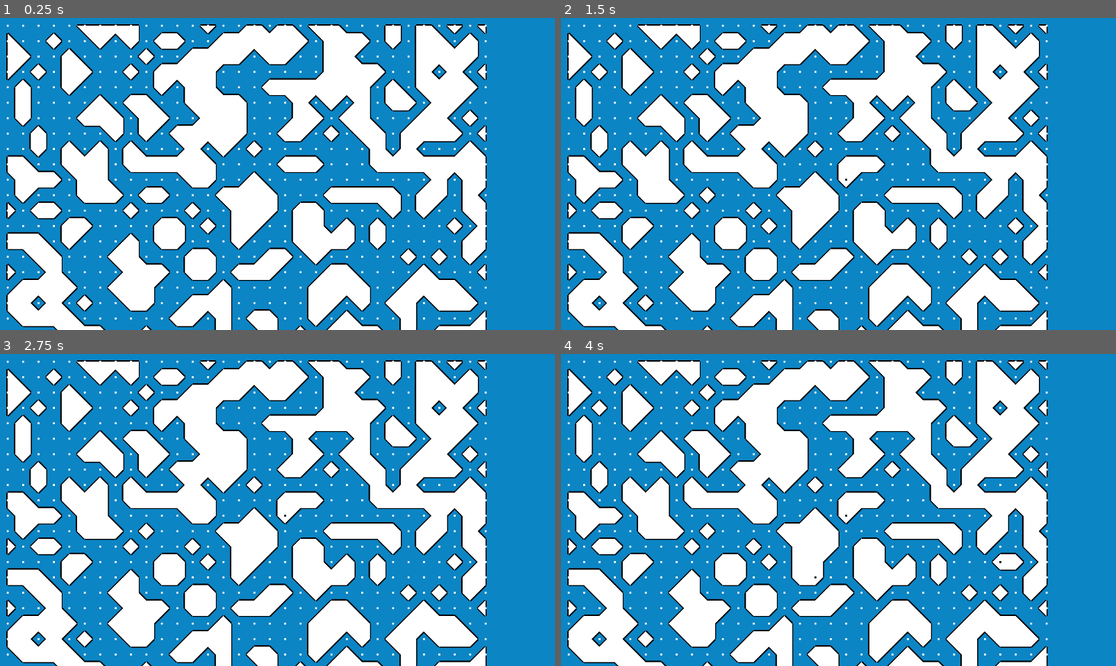
Above: before the commit, frames 1-4 (two rows, left to right).
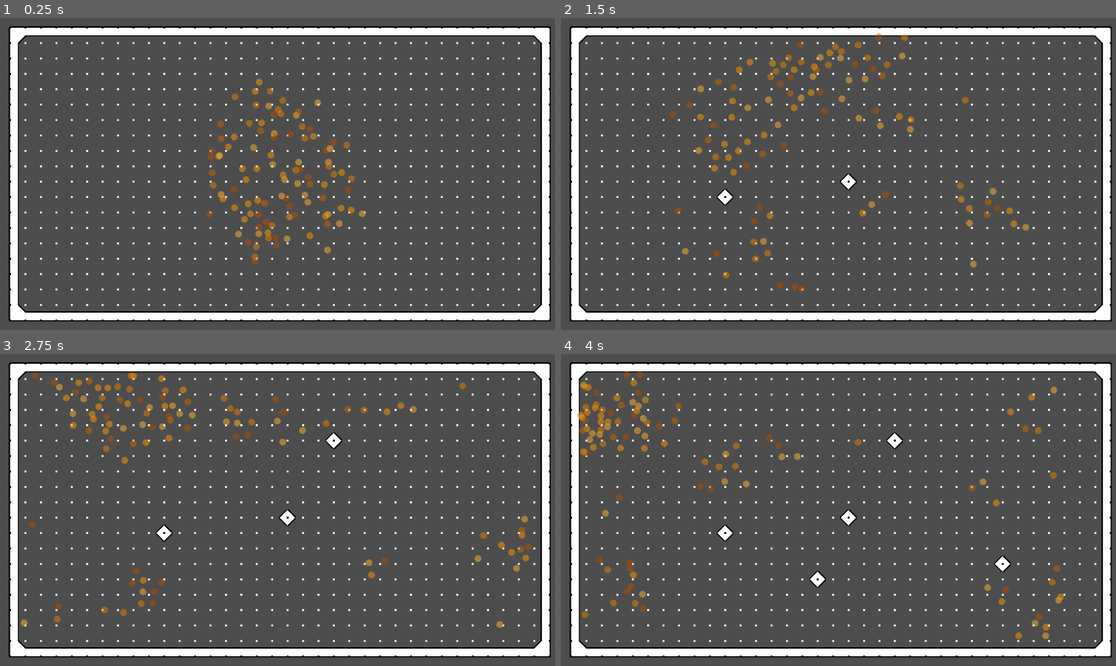
Above: after the commit, the same moments.

Repository: joesobo/EcoSystem
Game: Godot game, scene res://scenes/marching_squares.tscn
The game is run twice, just before and just after one commit, with the same random seed, the same clock (stepped at 60 frames per second) and the same inputs.
Inputs (mouse positions are in pixels of both pictures, inside the frame that each line leads up to):
- Up to frame 1 (0.25 s): no input
- Up to frame 2 (1.5 s): move the mouse to (849, 177) at 0.52 s; click (849, 177) at 0.67 s; move the mouse to (727, 189) at 1.27 s; click (727, 189) at 1.42 s
- Up to frame 3 (2.75 s): move the mouse to (333, 441) at 2.02 s; click (333, 441) at 2.17 s
- Up to frame 4 (4 s): move the mouse to (810, 572) at 2.77 s; click (810, 572) at 2.92 s; move the mouse to (1005, 556) at 3.52 s; click (1005, 556) at 3.67 s

The runs differ from the first frame. In frame 1, 97% of the frame differs, in the area x 0-100%, y 0-100%; in frame 2, 97%; in frame 3, 97%; in frame 4, 97%.

Commit message:
start to structure tank

Diff:
--- a/project.godot
+++ b/project.godot
@@ -12,7 +12,7 @@
 
 config/name="EcoSystem"
 run/main_scene="res://scenes/marching_squares.tscn"
-config/features=PackedStringArray("4.1", "Forward Plus")
+config/features=PackedStringArray("4.2", "Forward Plus")
 config/icon="res://icon.svg"
 
 [display]
@@ -30,7 +30,3 @@
 2d_physics/layer_3="OrangeFish"
 2d_physics/layer_4="Predator"
 2d_physics/layer_5="Food"
-
-[rendering]
-
-environment/defaults/default_clear_color=Color(0.0470588, 0.521569, 0.772549, 1)
--- /dev/null
+++ b/scenes/Fish.gd
@@ -0,0 +1,25 @@
+extends RigidBody2D
+
+var siteArea: Area2D
+var siteCollisionShape: CollisionShape2D
+
+@export var visualRange = 50
+@export var type = 'blue'
+
+func _ready():
+	siteArea = get_child(2)
+	siteCollisionShape = siteArea.get_child(0)
+	siteCollisionShape.shape.radius = visualRange
+
+	siteArea.connect("body_entered", _on_Area2D_site_body_entered)
+	#siteArea.connect("body_exited", _on_Area2D_site_body_exited)
+
+func _on_Area2D_site_body_entered(body):
+	print(body)
+	#
+
+#func _on_Area2D_site_body_exited(body):
+	#body.queue_free()
+
+func _process(delta):
+	pass
--- /dev/null
+++ b/scenes/collisionTest.tscn
@@ -0,0 +1,36 @@
+[gd_scene load_steps=5 format=3 uid="uid://bcvobu8heqjy1"]
+
+[sub_resource type="PhysicsMaterial" id="PhysicsMaterial_jc5l2"]
+bounce = 0.5
+
+[sub_resource type="CanvasTexture" id="CanvasTexture_daw30"]
+
+[sub_resource type="RectangleShape2D" id="RectangleShape2D_22m6e"]
+
+[sub_resource type="CanvasTexture" id="CanvasTexture_ehwmj"]
+
+[node name="Node2D" type="Node2D"]
+
+[node name="Floor" type="StaticBody2D" parent="."]
+position = Vector2(591, 628)
+scale = Vector2(57.88, 1)
+physics_material_override = SubResource("PhysicsMaterial_jc5l2")
+
+[node name="Sprite2D" type="Sprite2D" parent="Floor"]
+scale = Vector2(20, 20)
+texture = SubResource("CanvasTexture_daw30")
+
+[node name="CollisionPolygon2D" type="CollisionPolygon2D" parent="Floor"]
+position = Vector2(2.08165e-12, 2.08165e-12)
+polygon = PackedVector2Array(-9.05322, -437, -9.05322, -381, 8.81134, -359, 8.72495, -437)
+
+[node name="Ball" type="RigidBody2D" parent="."]
+position = Vector2(618, 15)
+scale = Vector2(0.2, 0.2)
+
+[node name="CollisionShape2D" type="CollisionShape2D" parent="Ball"]
+shape = SubResource("RectangleShape2D_22m6e")
+
+[node name="Sprite2D" type="Sprite2D" parent="Ball"]
+scale = Vector2(20, 20)
+texture = SubResource("CanvasTexture_ehwmj")
--- a/scenes/marching_squares.tscn
+++ b/scenes/marching_squares.tscn
@@ -1,27 +1,42 @@
-[gd_scene load_steps=5 format=3 uid="uid://bwfe30h2s655f"]
+[gd_scene load_steps=8 format=3 uid="uid://bwfe30h2s655f"]
 
 [ext_resource type="Script" path="res://scripts/marchingSquares/VoxelGrid.gd" id="1_7sy1n"]
 [ext_resource type="PackedScene" uid="uid://bltijxvovh1q" path="res://scenes/voxel.tscn" id="2_4y4kx"]
+[ext_resource type="Script" path="res://scripts/FishManager.gd" id="3_qhq6a"]
+[ext_resource type="PackedScene" uid="uid://yc35bijsp2iy" path="res://scenes/orangeFish.tscn" id="4_q7dbu"]
+[ext_resource type="PackedScene" uid="uid://dvut7wtxxf61w" path="res://scenes/predator.tscn" id="5_y87ho"]
 
 [sub_resource type="RectangleShape2D" id="RectangleShape2D_6mmkp"]
 
 [sub_resource type="CanvasTexture" id="CanvasTexture_1l0eq"]
 
-[node name="MarchingSquares" type="Node2D" node_paths=PackedStringArray("static_body")]
-position = Vector2(16, 16)
+[node name="Node2D" type="Node2D"]
+
+[node name="MarchingSquares" type="Node2D" parent="." node_paths=PackedStringArray("static_body")]
+position = Vector2(21, 20)
 script = ExtResource("1_7sy1n")
 voxel_size = 32
-voxel_resolution = 32
+voxel_resolution_x = 36
+voxel_resolution_y = 20
 voxel_scene = ExtResource("2_4y4kx")
 static_body = NodePath("StaticBody2D")
 
-[node name="StaticBody2D" type="StaticBody2D" parent="."]
+[node name="StaticBody2D" type="StaticBody2D" parent="MarchingSquares"]
 position = Vector2(580, 314)
 scale = Vector2(59.76, -33.406)
+collision_layer = 2
+collision_mask = 2
 input_pickable = true
 
-[node name="CollisionShape2D" type="CollisionShape2D" parent="StaticBody2D"]
+[node name="CollisionShape2D" type="CollisionShape2D" parent="MarchingSquares/StaticBody2D"]
 shape = SubResource("RectangleShape2D_6mmkp")
+debug_color = Color(0, 0.6, 0.701961, 0.419608)
 
-[node name="MeshInstance2D" type="MeshInstance2D" parent="."]
+[node name="MeshInstance2D" type="MeshInstance2D" parent="MarchingSquares"]
 texture = SubResource("CanvasTexture_1l0eq")
+
+[node name="FishManager" type="Node2D" parent="."]
+script = ExtResource("3_qhq6a")
+fishScenes = Array[PackedScene]([ExtResource("4_q7dbu")])
+predatorCount = 0
+predator = ExtResource("5_y87ho")
--- a/scenes/multiFish.tscn
+++ b/scenes/multiFish.tscn
@@ -2,110 +2,43 @@
 
 [ext_resource type="Script" path="res://scripts/FishManager.gd" id="1_qq4p2"]
 [ext_resource type="PackedScene" uid="uid://dahto7bhai8pl" path="res://scenes/fish.tscn" id="2_cssk5"]
-[ext_resource type="Script" path="res://scripts/AddFood.gd" id="2_jw7n8"]
 [ext_resource type="PackedScene" uid="uid://yc35bijsp2iy" path="res://scenes/orangeFish.tscn" id="3_fynnq"]
-[ext_resource type="PackedScene" uid="uid://dxh4ocpc4grjs" path="res://scenes/food.tscn" id="3_k8evo"]
 [ext_resource type="PackedScene" uid="uid://dvut7wtxxf61w" path="res://scenes/predator.tscn" id="4_vv6sf"]
+[ext_resource type="Script" path="res://scripts/marchingSquares/VoxelGrid.gd" id="7_porc5"]
+[ext_resource type="PackedScene" uid="uid://bltijxvovh1q" path="res://scenes/voxel.tscn" id="8_mcdb4"]
 
-[sub_resource type="RectangleShape2D" id="RectangleShape2D_g4uut"]
-size = Vector2(0.979999, 1)
+[sub_resource type="RectangleShape2D" id="RectangleShape2D_1f7qe"]
 
-[sub_resource type="CanvasTexture" id="CanvasTexture_4f14f"]
+[sub_resource type="CanvasTexture" id="CanvasTexture_05vke"]
 
 [node name="FishManager" type="Node2D"]
 script = ExtResource("1_qq4p2")
-fishCount = 300
+fishCount = 1
 fishScenes = Array[PackedScene]([ExtResource("2_cssk5"), ExtResource("3_fynnq")])
+predatorCount = 0
 predator = ExtResource("4_vv6sf")
 
-[node name="Obstacle" type="RigidBody2D" parent="."]
-position = Vector2(547, 327)
-scale = Vector2(50, 450)
-collision_mask = 31
-gravity_scale = 0.0
-lock_rotation = true
-freeze = true
+[node name="MarchingSquares" type="Node2D" parent="." node_paths=PackedStringArray("static_body")]
+z_index = 1
+position = Vector2(16, 16)
+script = ExtResource("7_porc5")
+voxel_size = 60
+voxel_resolution = 40
+voxel_scene = ExtResource("8_mcdb4")
+static_body = NodePath("StaticBody2D")
 
-[node name="CollisionShape2D" type="CollisionShape2D" parent="Obstacle"]
-shape = SubResource("RectangleShape2D_g4uut")
+[node name="StaticBody2D" type="StaticBody2D" parent="MarchingSquares"]
+position = Vector2(580, 314)
+scale = Vector2(59.76, -33.406)
+input_pickable = true
 
-[node name="Sprite2D" type="Sprite2D" parent="Obstacle"]
-texture = SubResource("CanvasTexture_4f14f")
+[node name="CollisionShape2D" type="CollisionShape2D" parent="MarchingSquares/StaticBody2D"]
+shape = SubResource("RectangleShape2D_1f7qe")
 
-[node name="Obstacle6" type="RigidBody2D" parent="."]
-position = Vector2(246, 641)
-scale = Vector2(50, 500)
-collision_mask = 31
-gravity_scale = 0.0
-lock_rotation = true
-freeze = true
+[node name="MeshInstance2D" type="MeshInstance2D" parent="MarchingSquares"]
+texture = SubResource("CanvasTexture_05vke")
 
-[node name="CollisionShape2D" type="CollisionShape2D" parent="Obstacle6"]
-shape = SubResource("RectangleShape2D_g4uut")
+[node name="ObstacleOutline" type="Area2D" parent="MarchingSquares/MeshInstance2D"]
 
-[node name="Sprite2D" type="Sprite2D" parent="Obstacle6"]
-texture = SubResource("CanvasTexture_4f14f")
-
-[node name="Obstacle2" type="RigidBody2D" parent="."]
-position = Vector2(58, 156)
-rotation = -2.53221
-scale = Vector2(50, 450)
-collision_mask = 31
-gravity_scale = 0.0
-lock_rotation = true
-freeze = true
-
-[node name="CollisionShape2D" type="CollisionShape2D" parent="Obstacle2"]
-shape = SubResource("RectangleShape2D_g4uut")
-
-[node name="Sprite2D" type="Sprite2D" parent="Obstacle2"]
-texture = SubResource("CanvasTexture_4f14f")
-
-[node name="Obstacle3" type="RigidBody2D" parent="."]
-position = Vector2(1142, 52)
-rotation = -2.93142
-scale = Vector2(50, 450)
-collision_mask = 31
-gravity_scale = 0.0
-lock_rotation = true
-freeze = true
-
-[node name="CollisionShape2D" type="CollisionShape2D" parent="Obstacle3"]
-shape = SubResource("RectangleShape2D_g4uut")
-
-[node name="Sprite2D" type="Sprite2D" parent="Obstacle3"]
-texture = SubResource("CanvasTexture_4f14f")
-
-[node name="Obstacle4" type="RigidBody2D" parent="."]
-position = Vector2(1066, -26)
-rotation = -2.00159
-scale = Vector2(50, 450)
-collision_mask = 31
-gravity_scale = 0.0
-lock_rotation = true
-freeze = true
-
-[node name="CollisionShape2D" type="CollisionShape2D" parent="Obstacle4"]
-shape = SubResource("RectangleShape2D_g4uut")
-
-[node name="Sprite2D" type="Sprite2D" parent="Obstacle4"]
-texture = SubResource("CanvasTexture_4f14f")
-
-[node name="Obstacle5" type="RigidBody2D" parent="."]
-position = Vector2(1114, 28.9999)
-rotation = -0.96283
-scale = Vector2(50, 450)
-collision_mask = 31
-gravity_scale = 0.0
-lock_rotation = true
-freeze = true
-
-[node name="CollisionShape2D" type="CollisionShape2D" parent="Obstacle5"]
-shape = SubResource("RectangleShape2D_g4uut")
-
-[node name="Sprite2D" type="Sprite2D" parent="Obstacle5"]
-texture = SubResource("CanvasTexture_4f14f")
-
-[node name="AddFood" type="Node" parent="."]
-script = ExtResource("2_jw7n8")
-foodInstance = ExtResource("3_k8evo")
+[node name="CollisionPolygon2D" type="CollisionPolygon2D" parent="MarchingSquares/MeshInstance2D/ObstacleOutline"]
+build_mode = 1
--- a/scripts/Boid.gd
+++ b/scripts/Boid.gd
@@ -79,8 +79,8 @@
 	# var sightColor = Color(0.0, 1.0, 0.0, 0.25)
 	# draw_circle(Vector2.ZERO, siteCollisionShape.shape.radius, sightColor)
 
-	# var avoidColor = Color(1.0, 0.0, 0.0, 0.25)
-	# draw_circle(Vector2.ZERO, avoidCollisionShape.shape.radius, avoidColor)
+	#var avoidColor = Color(1.0, 0.0, 0.0, 0.25)
+	#draw_circle(Vector2.ZERO, avoidCollisionShape.shape.radius, avoidColor)
 
 	# var bodyColor = Color(0.0, 0.0, 1.0, 0.25)
 	# draw_circle(Vector2.ZERO, bodyCollisionShape.shape.radius, bodyColor)
@@ -94,10 +94,10 @@
 	# draw_line(Vector2.ZERO, cohesion().normalized() * 20, Color.RED, 1)
 
 	# Draw flockmate connections
-	var lineColor = Color.BLACK
-	lineColor.a = 0.5
-	for flockMate in flock:
-		draw_line(Vector2.ZERO, flockMate.global_position - global_position, debug_point_color, 1)
+	#var lineColor = Color.BLACK
+	#lineColor.a = 0.5
+	#for flockMate in flock:
+		#draw_line(Vector2.ZERO, flockMate.global_position - global_position, debug_point_color, 1)
 
 func drawCone():
 	var points: Array = []
@@ -143,12 +143,26 @@
 		predators.erase(body)
 
 func _on_Area2D_avoid_body_entered(body):
-	if body not in obstacles && "Obstacle" in body.name:
+	if body not in obstacles && body.get_child(0) is CollisionPolygon2D:
 		obstacles.append(body)
 
 func _on_Area2D_avoid_body_exited(body):
 	if body in obstacles:
 		obstacles.erase(body)
+
+func calculate_collision_point(area2d, collisionPolygon2d):
+	var closest_point = Vector2.ZERO
+	var min_distance = INF
+
+	for point in collisionPolygon2d.polygon:
+		var global_point = collisionPolygon2d.to_global(point)
+		var distance = global_point.distance_to(global_position)
+
+		if distance < min_distance:
+			min_distance = distance
+			closest_point = global_point
+
+	return closest_point
 
 func inVisionCone(pos):
 	var direction_angle = atan2(velocity.y, velocity.x)
@@ -257,16 +271,100 @@
 
 func obstacleForce():
 	var avoidVelocity = Vector2()
-	var area2D_position = avoidArea.global_position
 
 	for area in obstacles:
-		var distance = area.global_position.distance_to(area2D_position)
-		var direction = (area.global_position - area2D_position).normalized()
-		var force = ((avoidRadius - distance) / avoidRadius) * maxSpeed
-
-		avoidVelocity += direction * force
+		var collision_polygon_2d = area.get_child(0)
+
+		var result = find_intersection(collision_polygon_2d.polygon)
+		var intersection_point = result[0]
+		var normal = result[1]
+
+		if !intersection_point || !normal:
+			continue
+
+		avoidVelocity += normal * maxSpeed
 
 	return avoidVelocity
+
+func find_intersection(wall_points):
+	for i in range(wall_points.size() - 1):
+		var P1 = wall_points[i]
+		var P2 = wall_points[i + 1]
+
+		var intersection_point = get_intersection(P1, P2)
+		if intersection_point != null:
+			var unit_normal = calculate_normal(P1, P2, intersection_point, true)
+			return [intersection_point, unit_normal]
+
+	return [null, null]
+
+func get_intersection(P1, P2):
+	var dx = P2.x - P1.x
+	var dy = P2.y - P1.y
+	var m_b = calculate_slope_intercept(P1, P2, dx, dy)
+	var m = m_b[0]
+	var b = m_b[1]
+
+	var intersections = solve_quadratic_for_circle_and_line(m, b, dx, dy, P1)
+
+	for point in intersections:
+		if is_point_on_line_segment(P1, P2, point):
+			return point
+
+	return null
+
+func calculate_slope_intercept(P1, P2, dx, dy):
+	if dx == 0:
+		return [null, null]  # Vertical line case
+	else:
+		var m = dy / dx
+		var b = P1.y - m * P1.x
+		return [m, b]
+
+func solve_quadratic_for_circle_and_line(m, b, dx, dy, P1):
+	var intersections = []
+	if m != null:
+		# Standard case
+		var A = 1 + m * m
+		var B = 2 * m * b - 2 * global_position.x - 2 * m * global_position.y
+		var C = global_position.x * global_position.x + b * b - 2 * b * global_position.y + global_position.y * global_position.y - avoidRadius * avoidRadius
+		var discriminant = B * B - 4 * A * C
+		if discriminant >= 0:
+			var root_discriminant = sqrt(discriminant)
+			var x1 = (-B + root_discriminant) / (2 * A)
+			intersections.append(Vector2(x1, m * x1 + b))
+			if discriminant > 0:
+				var x2 = (-B - root_discriminant) / (2 * A)
+				intersections.append(Vector2(x2, m * x2 + b))
+	else:
+		# Vertical line case
+		var x = P1.x
+		var y_range = sqrt(avoidRadius * avoidRadius - (x - global_position.x) * (x - global_position.x))
+		intersections.append(Vector2(x, y_range + global_position.y))
+		intersections.append(Vector2(x, -y_range + global_position.y))
+
+	return intersections
+
+func is_point_on_line_segment(P1, P2, point):
+	var minX = min(P1.x, P2.x)
+	var maxX = max(P1.x, P2.x)
+	var minY = min(P1.y, P2.y)
+	var maxY = max(P1.y, P2.y)
+	return minX <= point.x and point.x <= maxX and minY <= point.y and point.y <= maxY
+
+func calculate_normal(P1, P2, intersection_point, clockwise):
+	var dx = P2.x - P1.x
+	var dy = P2.y - P1.y
+	var normal = Vector2.ZERO
+	if clockwise:
+		normal = Vector2(dy, -dx)
+	else:
+		normal = Vector2(-dy, dx)
+
+	# Normalize the normal vector
+	var normal_length = normal.length()
+	var unit_normal = normal / normal_length
+	return unit_normal
 
 func predatorForce():
 	var predatorVelocity = Vector2()
--- a/scripts/FishManager.gd
+++ b/scripts/FishManager.gd
@@ -13,9 +13,9 @@
 	for i in range(fishCount):
 		spawn_fish()
 
-	for i in range(predatorCount):
-		var predatorInstance = predator.instantiate()
-		add_child(predatorInstance)
+	#for i in range(predatorCount):
+		#var predatorInstance = predator.instantiate()
+		#add_child(predatorInstance)
 
 func spawn_fish():
 	if fishScenes.size() == 0:
@@ -26,5 +26,11 @@
 	var selectedScene = fishScenes[randomIndex]
 
 	var newFish = selectedScene.instantiate()
-	newFish.global_position = Vector2(randf() * viewport_rect.size.x, randf() * viewport_rect.size.y)
+
+	var center = viewport_rect.size * 0.5
+	var max_radius = min(viewport_rect.size.x, viewport_rect.size.y) / 4 # Adjust this value as needed
+	var angle = randf() * 2 * PI # Random angle in radians
+	var radius = sqrt(randf()) * max_radius # Random radius, sqrt for even distribution
+	newFish.global_position = center + Vector2(cos(angle), sin(angle)) * radius
+
 	add_child(newFish)
--- a/scripts/marchingSquares/Voxel.gd
+++ b/scripts/marchingSquares/Voxel.gd
@@ -1,12 +1,12 @@
 class_name Voxel
 
-@export var state = false
+@export var state = 0
 @export var position: Vector2
 @export var x_edge_pos: Vector2
 @export var y_edge_pos: Vector2
 
-func _init(x, y, size):
-	state = randi() % 2 == 0
+func _init(x, y, size, initState):
+	state = initState
 	position = Vector2(x, y) * size
 
 	x_edge_pos = position;
--- a/scripts/marchingSquares/VoxelGrid.gd
+++ b/scripts/marchingSquares/VoxelGrid.gd
@@ -1,7 +1,8 @@
 extends Node2D
 
 @export var voxel_size = 1
-@export var voxel_resolution = 8
+@export var voxel_resolution_x = 8
+@export var voxel_resolution_y = 8
 @export var voxel_scene: PackedScene
 
 @export var static_body: StaticBody2D
@@ -46,13 +47,28 @@
 		for i in range(outline.size() - 1):
 			draw_line(vertices[outline[i]], vertices[outline[i + 1]], Color.BLACK, 5)
 
+	#for outline in outlines:
+		#for i in range(outline.size() - 1):
+			#var p1 = vertices[outline[i]]
+			#var p2 = vertices[outline[i + 1]]
+#
+			## Draw lines between the points for debugging
+			#draw_line(p1, p2, Color(1, 0, 0), 10) # Red color for visibility
+#
+			## Optional: Draw normals for debugging
+			#var mid_point = (p1 + p2) / 2
+			#var normal = (p2 - p1).rotated(PI / 2).normalized() * 10
+			##if p1.x == 0 || p2.x == 0:
+				##normal = -normal
+			#draw_line(mid_point, mid_point + normal, Color(0, 1, 0), 10) # Green color for normals
+
 func create_chunk():
 	var chunk = Node2D.new()
 	chunk.name = "Chunk (0,0)"
 	add_child(chunk)
 
-	for voxel_y in range(voxel_resolution):
-		for voxel_x in range(voxel_resolution):
+	for voxel_y in range(voxel_resolution_y):
+		for voxel_x in range(voxel_resolution_x):
 			create_voxel(chunk, voxel_x, voxel_y)
 
 func create_voxel(parent, x, y):
@@ -62,7 +78,13 @@
 	voxel.scale = Vector2(voxel_size, voxel_size) * 0.1
 	voxel.name = "Voxel (%d, %d)" % [x, y]
 
-	voxels.append(Voxel.new(x, y, voxel_size))
+	var state = 0
+	if (x == 0 || y == 0 || x == voxel_resolution_x-1 || y == voxel_resolution_y-1):
+		state = 2
+		var index = x + y * voxel_resolution_x
+		voxel.modulate = Color.BLACK
+
+	voxels.append(Voxel.new(x, y, voxel_size, state))
 	voxel_pos_indicators.append(voxel)
 
 func _on_Area2D_input_event(_viewport, event, _shape_idx):
@@ -76,7 +98,7 @@
 
 	var local_pos = Vector2(voxel_x, voxel_y)
 
-	var index = local_pos.x+ local_pos.y * voxel_resolution
+	var index = local_pos.x + local_pos.y * voxel_resolution_x
 
 	set_voxel(index)
 
@@ -85,12 +107,13 @@
 	triangulate()
 
 func toggle_voxel_color(index):
-	if voxels.size() > index:
-		var color = Color.WHITE
-		voxels[index].state = !voxels[index].state
-
-		if voxels[index].state:
-			color = Color.BLACK
+	if voxels.size() > index && voxels[index].state != 2:
+		var color = Color.BLACK
+		if voxels[index].state == 0:
+			voxels[index].state = 1
+		elif voxels[index].state == 1:
+			voxels[index].state = 0
+			color = Color.WHITE
 
 		voxel_pos_indicators[index].modulate = color
 
@@ -102,6 +125,12 @@
 	checked_vertices.clear()
 	array_mesh = ArrayMesh.new()
 
+	# remove old child colliders
+	while mesh_instance.get_child_count() > 0:
+		var child = mesh_instance.get_child(0)
+		mesh_instance.remove_child(child)
+		child.queue_free()
+
 	triangulate_chunk()
 
 	arrays[ArrayMesh.ARRAY_VERTEX] = vertices
@@ -113,20 +142,32 @@
 
 	calculate_mesh_outlines()
 
+	for outline in outlines:
+		var collider_points = []
+		for i in range(outline.size() - 1):
+			collider_points.append(vertices[outline[i]])
+		collider_points.append(vertices[outline[0]])
+		#collider_points.reverse()
+
+		var static_body_2d = StaticBody2D.new()
+		var collision_polygon = CollisionPolygon2D.new()
+		collision_polygon.build_mode = CollisionPolygon2D.BUILD_SEGMENTS
+		collision_polygon.polygon = collider_points
+		static_body_2d.add_child(collision_polygon)
+		mesh_instance.add_child(static_body_2d)
+
 func triangulate_chunk():
-	var cells = voxel_resolution - 1
-
-	for cell_y in range(cells):
-		for cell_x in range(cells):
+	for cell_y in range(voxel_resolution_y - 1):
+		for cell_x in range(voxel_resolution_x - 1):
 			var local_pos = Vector2(cell_x, cell_y)
 
-			var index = local_pos.x + local_pos.y * voxel_resolution
+			var index = local_pos.x + local_pos.y * voxel_resolution_x
 
 			triangulate_cell(
 				voxels[index],
 				voxels[index + 1],
-				voxels[index + voxel_resolution],
-				voxels[index + voxel_resolution + 1]
+				voxels[index + voxel_resolution_x],
+				voxels[index + voxel_resolution_x + 1]
 			)
 
 func triangulate_cell(a: Voxel, b: Voxel, c: Voxel, d: Voxel):
